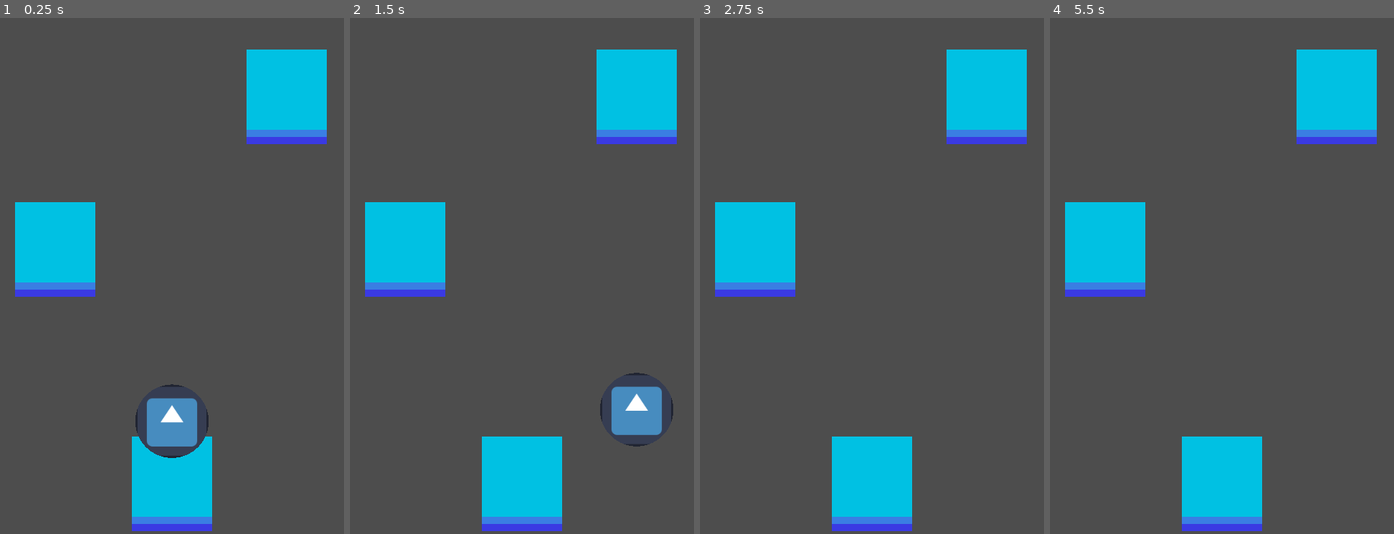
Above: before the commit, frames 1-4 (left to right).
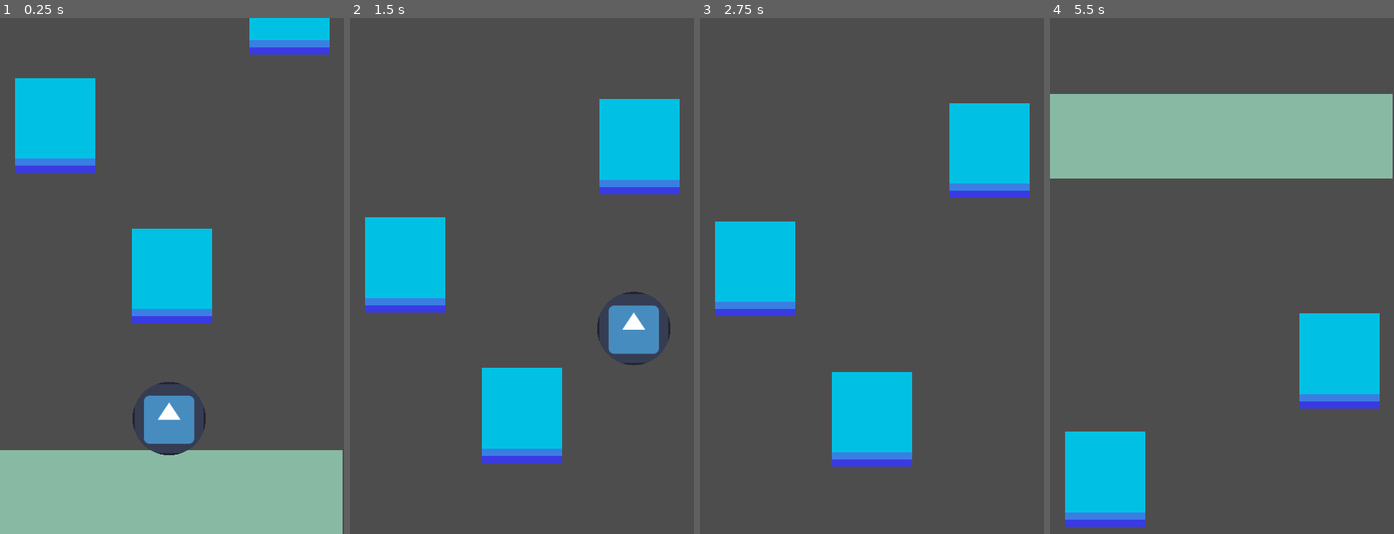
Above: after the commit, the same moments.

Repository: Timpan42/Italy-apl-game
Game: Godot game, scene res://Scenes/Test-Scene.tscn
The game is run twice, just before and just after one commit, with the same random seed, the same clock (stepped at 60 frames per second) and the same inputs. The engine's default icon, where the game draws it, is replaced by a stand-in: a white triangle on a blue panel in a dark square.
Inputs:
- Up to frame 1 (0.25 s): no input
- Up to frame 2 (1.5 s): hold D (to_right_line) from 0.53 s (still down); tap Up (start_player_movement, bound only after the commit) at 0.6, 1.35 s
- Up to frame 3 (2.75 s): release D (to_right_line) at 2.03 s; hold A (to_left_line) from 2.03 s (still down); tap Up (start_player_movement, bound only after the commit) at 2.1 s
- Up to frame 4 (5.5 s): tap Enter at 2.75 s; release A (to_left_line) at 2.78 s; hold D (to_right_line) 2.78-4.28 s; tap Up (start_player_movement, bound only after the commit) at 2.85, 3.6, 4.25, 4.35, 5, 5.1 s; hold A (to_left_line) 4.28-5.03 s; hold D (to_right_line) from 5.03 s (still down)

The runs differ from the first frame. In frame 1, 35% of the frame differs, in the area x 0-100%, y 0-100%; in frame 2, 17%; in frame 3, 14%; in frame 4, 36%, in the area x 0-100%, y 6-100%.

Commit message:
added tween animation to player moves, platforms moves on player bounce, added checkpoints

Diff:
--- a/Prefabs/Platforms/Base-Platform.tscn
+++ b/Prefabs/Platforms/Base-Platform.tscn
@@ -3,9 +3,10 @@
 [ext_resource type="Texture2D" uid="uid://ctsfsh3kwneuw" path="res://Assets/images.png" id="1_sxs0i"]
 
 [sub_resource type="RectangleShape2D" id="RectangleShape2D_sfmby"]
-size = Vector2(112, 64)
+size = Vector2(112, 50)
 
 [node name="Platform" type="StaticBody2D"]
+collision_mask = 2
 
 [node name="Mid2" type="Sprite2D" parent="."]
 modulate = Color(0.533333, 0.301961, 1, 1)
@@ -25,5 +26,6 @@
 texture = ExtResource("1_sxs0i")
 
 [node name="CollisionShape2D" type="CollisionShape2D" parent="."]
-position = Vector2(1, 24)
+position = Vector2(1, 31)
 shape = SubResource("RectangleShape2D_sfmby")
+one_way_collision = true
--- /dev/null
+++ b/Prefabs/Platforms/Check-Points.tscn
@@ -0,0 +1,24 @@
+[gd_scene load_steps=4 format=3 uid="uid://dmt6hhnqekjpk"]
+
+[ext_resource type="Script" path="res://Scripts/Platform/Check-Points.gd" id="1_7p6xo"]
+
+[sub_resource type="QuadMesh" id="QuadMesh_jphd5"]
+
+[sub_resource type="RectangleShape2D" id="RectangleShape2D_iqjxq"]
+size = Vector2(478, 31)
+
+[node name="CheckPoints" type="Area2D"]
+collision_mask = 2
+script = ExtResource("1_7p6xo")
+
+[node name="MeshInstance2D" type="MeshInstance2D" parent="."]
+modulate = Color(0.533333, 0.729412, 0.639216, 1)
+position = Vector2(239.25, 58.75)
+scale = Vector2(477.5, 118.5)
+mesh = SubResource("QuadMesh_jphd5")
+
+[node name="CollisionShape2D" type="CollisionShape2D" parent="."]
+position = Vector2(239, 45.5)
+shape = SubResource("RectangleShape2D_iqjxq")
+
+[connection signal="body_entered" from="." to="." method="_on_body_entered"]
--- /dev/null
+++ b/Prefabs/Platforms/Platform-Holder.tscn
@@ -0,0 +1,6 @@
+[gd_scene load_steps=2 format=3 uid="uid://bdgn7kik8hkep"]
+
+[ext_resource type="Script" path="res://Scripts/Platform/Platform-Holder.gd" id="1_s8aae"]
+
+[node name="PlatformHolder" type="Node2D"]
+script = ExtResource("1_s8aae")
--- a/Prefabs/player/Player.tscn
+++ b/Prefabs/player/Player.tscn
@@ -12,6 +12,7 @@
 radius = 64.846
 
 [node name="CharacterBody2D" type="CharacterBody2D"]
+collision_layer = 2
 slide_on_ceiling = false
 script = ExtResource("1_gp5ph")
 
--- a/Scenes/Test-Scene.tscn
+++ b/Scenes/Test-Scene.tscn
@@ -1,21 +1,34 @@
-[gd_scene load_steps=3 format=3 uid="uid://8g4fw0ko7jhi"]
+[gd_scene load_steps=5 format=3 uid="uid://8g4fw0ko7jhi"]
 
 [ext_resource type="PackedScene" uid="uid://drfmlmppfhnvv" path="res://Prefabs/player/Player.tscn" id="1_5w24u"]
 [ext_resource type="PackedScene" uid="uid://wtebfil78odi" path="res://Prefabs/Platforms/Base-Platform.tscn" id="1_vx3j3"]
+[ext_resource type="PackedScene" uid="uid://dmt6hhnqekjpk" path="res://Prefabs/Platforms/Check-Points.tscn" id="3_6kt6i"]
+[ext_resource type="PackedScene" uid="uid://bdgn7kik8hkep" path="res://Prefabs/Platforms/Platform-Holder.tscn" id="3_ipq25"]
 
 [node name="Node2D" type="Node2D"]
 
-[node name="PlatformsHolder" type="Node2D" parent="."]
+[node name="PlatformHolder" parent="." instance=ExtResource("3_ipq25")]
 
-[node name="Platform3" parent="PlatformsHolder" instance=ExtResource("1_vx3j3")]
-position = Vector2(400, 100)
+[node name="Start" parent="PlatformHolder" instance=ExtResource("3_6kt6i")]
+position = Vector2(0, 604)
 
-[node name="Platform2" parent="PlatformsHolder" instance=ExtResource("1_vx3j3")]
-position = Vector2(77, 313)
+[node name="Platform" parent="PlatformHolder" instance=ExtResource("1_vx3j3")]
+position = Vector2(240, 350)
 
-[node name="Platform" parent="PlatformsHolder" instance=ExtResource("1_vx3j3")]
-position = Vector2(240, 640)
+[node name="Platform2" parent="PlatformHolder" instance=ExtResource("1_vx3j3")]
+position = Vector2(77, 140)
+
+[node name="Platform3" parent="PlatformHolder" instance=ExtResource("1_vx3j3")]
+position = Vector2(404, -25)
+
+[node name="CheckPoints" parent="PlatformHolder" instance=ExtResource("3_6kt6i")]
+position = Vector2(0, -387)
+Id = 1
 
 [node name="Player" parent="." instance=ExtResource("1_5w24u")]
-position = Vector2(240, 530)
+position = Vector2(236, 559)
 scale = Vector2(0.8, 0.8)
+
+[connection signal="playerEntered" from="PlatformHolder/Start" to="Player" method="_on_check_points_player_entered"]
+[connection signal="playerEntered" from="PlatformHolder/CheckPoints" to="Player" method="_on_check_points_player_entered"]
+[connection signal="playerBounce" from="Player" to="PlatformHolder" method="_on_player_player_bounce"]
--- /dev/null
+++ b/Scripts/Platform/Check-Points.gd
@@ -0,0 +1,7 @@
+extends Area2D
+
+@export var Id : int = 0;
+signal playerEntered(Id)
+
+func _on_body_entered(_body):
+	playerEntered.emit(Id)
--- /dev/null
+++ b/Scripts/Platform/Platform-Holder.gd
@@ -0,0 +1,10 @@
+extends Node2D
+
+const moveSpeed = 200
+
+
+func _on_player_player_bounce():
+	var tween = get_tree().create_tween()
+	var platformMovePosition = position.y
+	platformMovePosition += moveSpeed
+	tween.tween_property(self, "position", Vector2(position.x, platformMovePosition), 1).set_trans(Tween.TRANS_QUAD)
--- a/Scripts/Player/Player.gd
+++ b/Scripts/Player/Player.gd
@@ -1,33 +1,68 @@
 extends CharacterBody2D
 
-const bounceForce : int = 600
-const toLineForce : int= 160
+const bounceForce : float = 600
+const toLineForce : int = 160
+const maxFallVelocity = 500
 var windowSizeX = DisplayServer.window_get_size().x
-var canStopMomentum: bool = true
+var gravity = ProjectSettings.get_setting("physics/2d/default_gravity")
+var canStopMomentum : bool = true
+var onCheckPoint : bool = true
+var lastCheckPoint : int;
+signal playerBounce
 
-var gravity = ProjectSettings.get_setting("physics/2d/default_gravity")
+func _physics_process(delta):
+	if !onCheckPoint:
+		NotOnCheckPoint(delta)
+	else:
+		WhenOnCheckPoint()
 
 
-func _physics_process(delta):
-	if not is_on_floor():
+func NotOnCheckPoint(delta):
+	if velocity.y < maxFallVelocity:
 		velocity.y += gravity * delta
-	else:
+	if is_on_floor():
 		canStopMomentum = true
-		velocity.y += -bounceForce
+		playerBounce.emit()
+		velocity.y += - bounceForce
 
-	_move_bethween_lines()
+	if Input.is_action_just_pressed("to_left_line"):
+		if position.x - toLineForce >= 0:
+			_move_bethween_lines(-toLineForce)
+	elif  Input.is_action_just_pressed("to_right_line"):
+		if position.x + toLineForce <= windowSizeX:
+			_move_bethween_lines(toLineForce)
+
 	_move_player_down()
 	move_and_slide()
 
-func _move_bethween_lines():
+func WhenOnCheckPoint():
+	velocity.y = 0
+
+	if Input.is_action_just_pressed("start_player_movement"):
+		onCheckPoint = false
+		velocity.y += - bounceForce
+		playerBounce.emit()
+
 	if Input.is_action_just_pressed("to_left_line"):
-		if(position.x - toLineForce >= 0):
-			position.x += -toLineForce
+		if position.x - toLineForce >= 0:
+			_move_bethween_lines(-toLineForce)
 	elif  Input.is_action_just_pressed("to_right_line"):
-		if(position.x + toLineForce <= windowSizeX):
-			position.x += toLineForce
+		if position.x + toLineForce <= windowSizeX:
+			_move_bethween_lines(toLineForce)
+
+	move_and_slide()
+
+func _move_bethween_lines(force : int):
+	var tween = get_tree().create_tween()
+	var playerMovePosition = position.x
+	playerMovePosition += force
+	tween.tween_property(self, "position", Vector2(playerMovePosition, position.y), 0.1).set_trans(Tween.TRANS_QUAD)
 
 func _move_player_down():
 	if Input.is_action_just_pressed("player_down") && canStopMomentum:
 		canStopMomentum = false
 		velocity.y = 0
+
+func _on_check_points_player_entered(Id):
+	lastCheckPoint = Id
+	onCheckPoint = true
--- a/project.godot
+++ b/project.godot
@@ -40,6 +40,17 @@
 , Object(InputEventKey,"resource_local_to_scene":false,"resource_name":"","device":-1,"window_id":0,"alt_pressed":false,"shift_pressed":false,"ctrl_pressed":false,"meta_pressed":false,"pressed":false,"keycode":0,"physical_keycode":83,"key_label":0,"unicode":115,"echo":false,"script":null)
 ]
 }
+start_player_movement={
+"deadzone": 0.5,
+"events": [Object(InputEventKey,"resource_local_to_scene":false,"resource_name":"","device":-1,"window_id":0,"alt_pressed":false,"shift_pressed":false,"ctrl_pressed":false,"meta_pressed":false,"pressed":false,"keycode":0,"physical_keycode":4194320,"key_label":0,"unicode":0,"echo":false,"script":null)
+, Object(InputEventKey,"resource_local_to_scene":false,"resource_name":"","device":-1,"window_id":0,"alt_pressed":false,"shift_pressed":false,"ctrl_pressed":false,"meta_pressed":false,"pressed":false,"keycode":0,"physical_keycode":87,"key_label":0,"unicode":119,"echo":false,"script":null)
+]
+}
+
+[layer_names]
+
+2d_physics/layer_1="Player"
+2d_physics/layer_2="Ground"
 
 [rendering]
 
